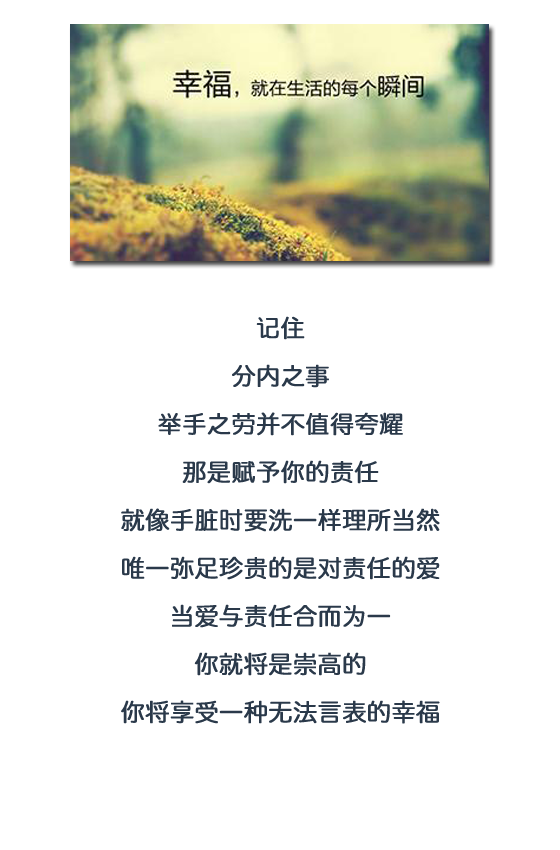
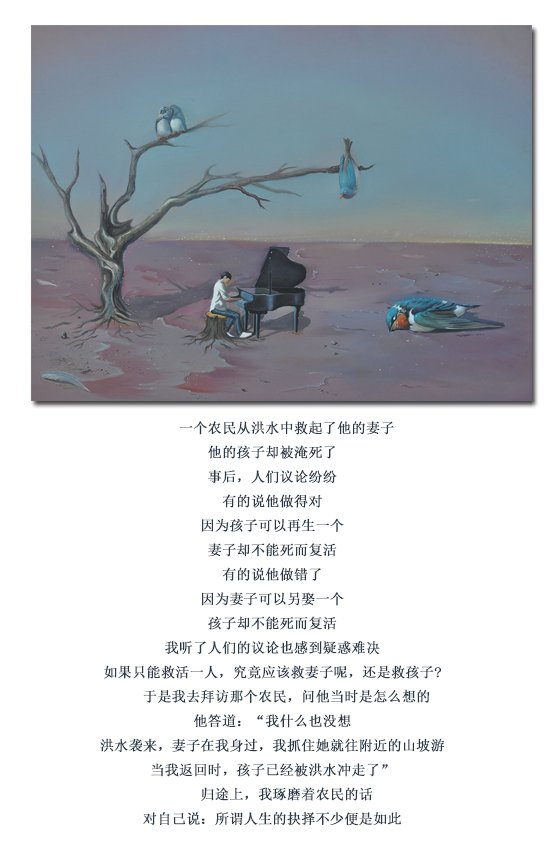
The second w=560, h=850 image is a revision of the first. Changes to its layers:
renamed "图层 3" to "图层 4", moved it above "故事篇：抉择 一个农民从洪水中救起了他的妻子 他的孩子却被淹死了 事后，人们议论纷纷 有的说他做得对 因为孩子可以再生一", painted on it over [31, 24, 532, 401]
added layer "故事篇：抉择 一个农民从洪水中救起了他的妻子 他的孩子却被淹死了 事后，人们议论纷纷 有的说他做得对 因为孩子可以再生一" above "记住 分内之事 举手之劳并不值得夸耀 那是赋予你的责任 就像手脏时要洗一样理所当然 唯一弥足珍贵的是对责任的爱 当爱与责任合而" over [100, 363, 445, 826]
hid "记住 分内之事 举手之劳并不值得夸耀 那是赋予你的责任 就像手脏时要洗一样理所当然 唯一弥足珍贵的是对责任的爱 当爱与责任合而", painted on it over [121, 316, 539, 752]
added layer "矩形 1" above "图层 1" over [30, 24, 539, 826]
